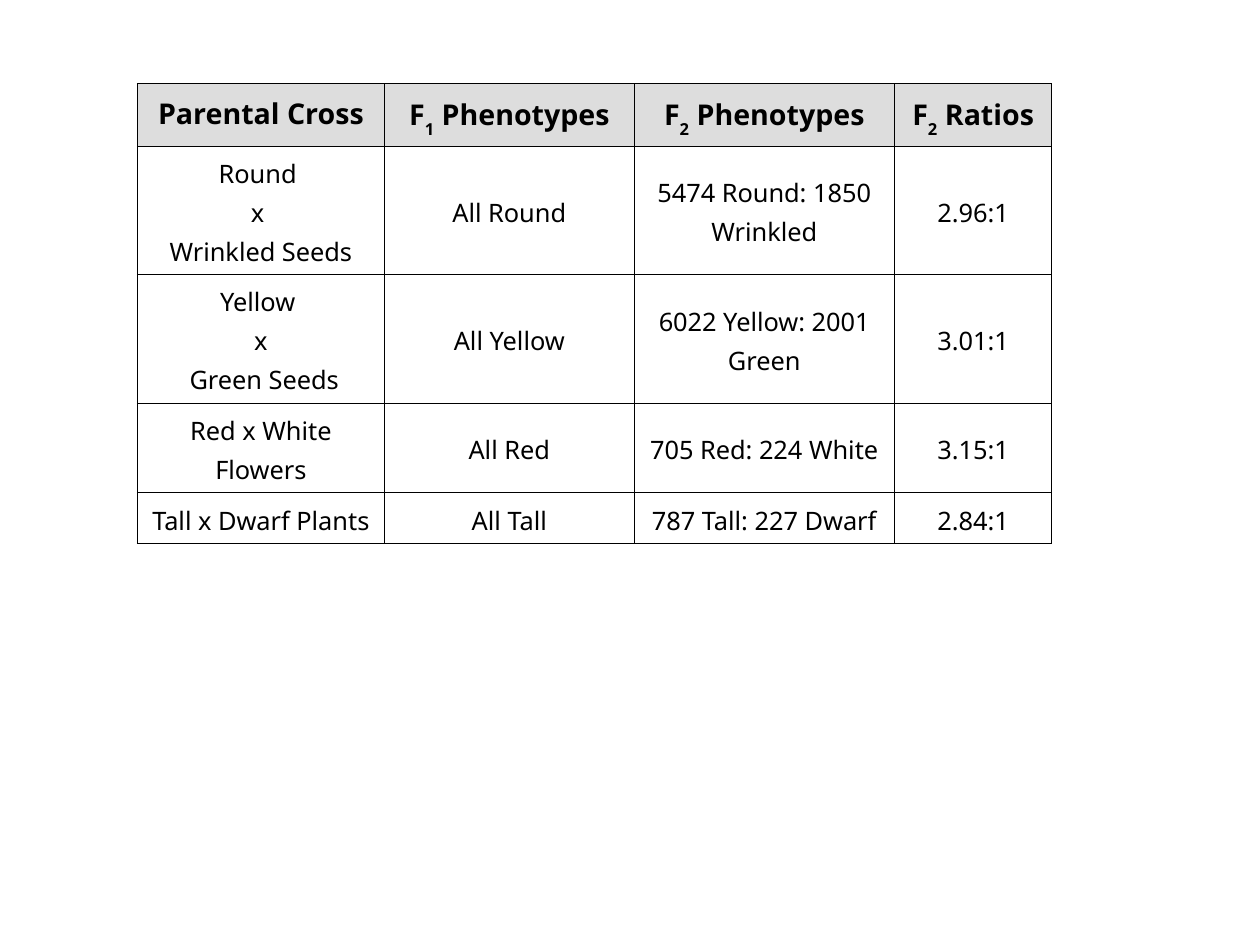
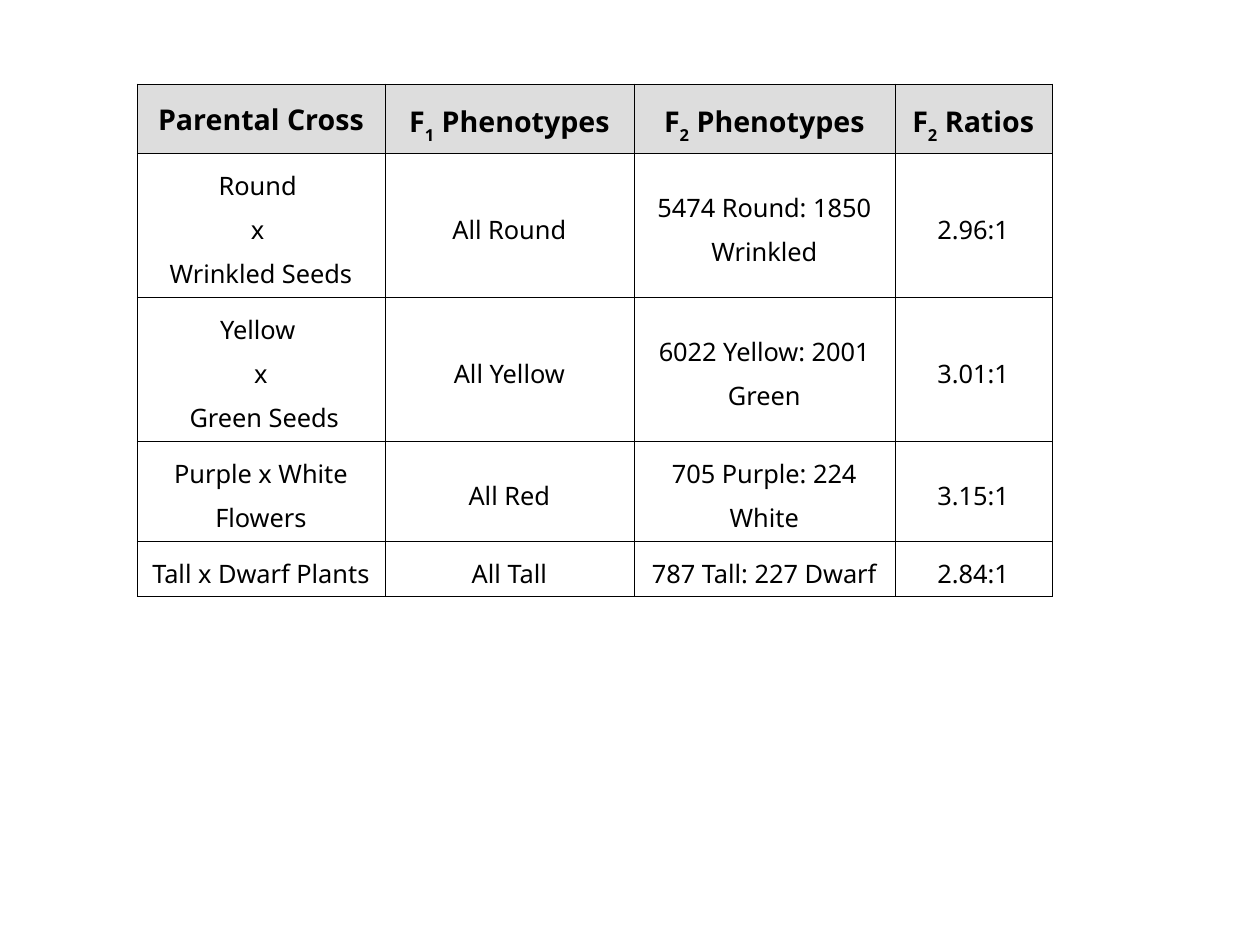
Before and after one commit to jeremyseto/bio-oer, a slide deck: slide 1 of figures/genetics/mendels_numbers.ppt. Drawn at 1260x945 pixels with LibreOffice and Linux fonts; fonts in the diff are those of the drawing. Boxes give left, top, right and bottom in pixels: in the first picture for what was removed or moved away, otherwise in the second. Text is boxed around its words. In the diff, an @@ line names an element or a change of style, - is before the commit and + after.

```diff
--- a/figures/genetics/mendels_numbers.ppt
+++ b/figures/genetics/mendels_numbers.ppt
@@ table at (137,83,1052,588) @@
-row 4, column 1: Red x White Flowers
+row 4, column 1: Purple x White Flowers
-row 4, column 3: 705 Red: 224 White
+row 4, column 3: 705 Purple: 224 White
@@ line spacing 1.13 to 1.28 @@
@@ borders changed @@
```
Also in this commit, not shown: 7 other files.
